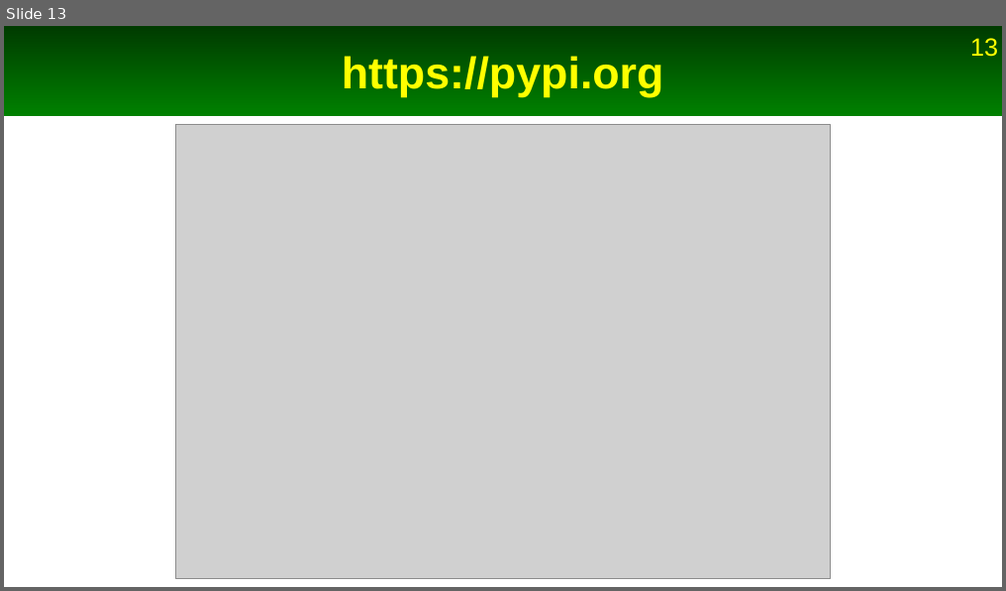
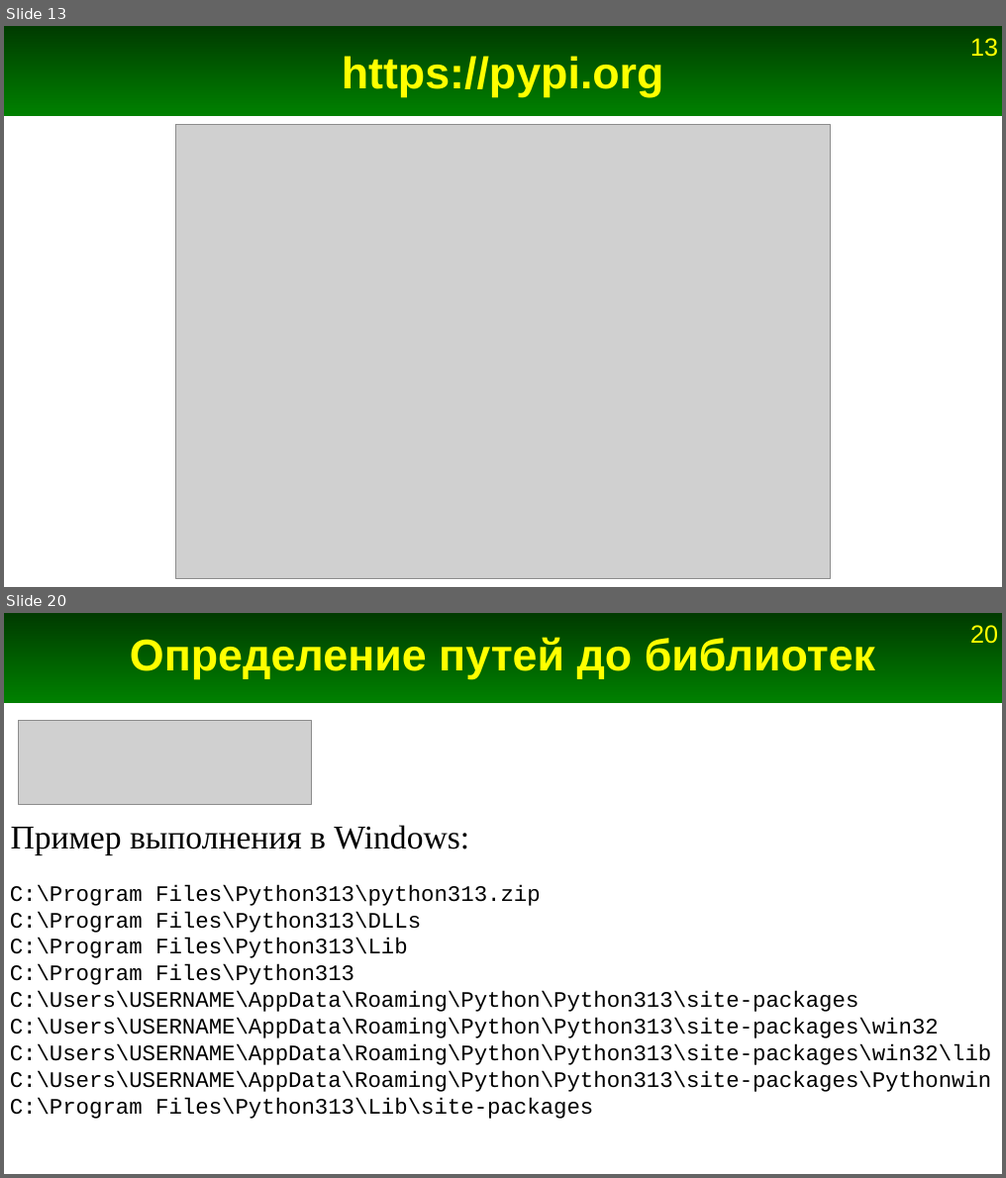
Before and after one commit to Jenyay/python-lectures, a slide deck: presentations/13. Modules.odp. Shown one above the other, each under a label of ours: slide 13 before the commit, slides 13 and 20 after it; the slides between them are not shown. The pictures are 1006x591 and 1006x1178 pixels, drawn with LibreOffice and Linux fonts; fonts in the diff are those of the drawing; grey boxes stand for pictures. Boxes give left, top, right and bottom in pixels: in the first picture for what was removed or moved away, otherwise in the second. Text is boxed around its words. In the diff, an @@ line names an element or a change of style, - is before the commit and + after.

```diff
--- a/presentations/13. Modules.odp
+++ b/presentations/13. Modules.odp
@@ slide 20 added at [4, 613, 1002, 1174], background #FFFFFF; not listed: 2 template elements that a slide beside it also shows @@
@@ title added at [130, 637, 875, 679], 32 pt, text #FFFF00, bold @@
+Определение путей до библиотек
@@ picture added at [19, 720, 312, 804] @@
@@ text added at [11, 825, 469, 855], 24 pt, text #000000 @@
+Пример выполнения в Windows:
@@ text added at [10, 885, 992, 1119], 16 pt, text #000000 @@
+C:\Program Files\Python313\python313.zip
+C:\Program Files\Python313\DLLs
+C:\Program Files\Python313\Lib
+C:\Program Files\Python313
+C:\Users\USERNAME\AppData\Roaming\Python\Python313\site-packages
+C:\Users\USERNAME\AppData\Roaming\Python\Python313\site-packages\win32
+C:\Users\USERNAME\AppData\Roaming\Python\Python313\site-packages\win32\lib
+C:\Users\USERNAME\AppData\Roaming\Python\Python313\site-packages\Pythonwin
+C:\Program Files\Python313\Lib\site-packages
```
Also in this commit, not shown: 6 slides changed, 12 other slides added, 1 other file.
